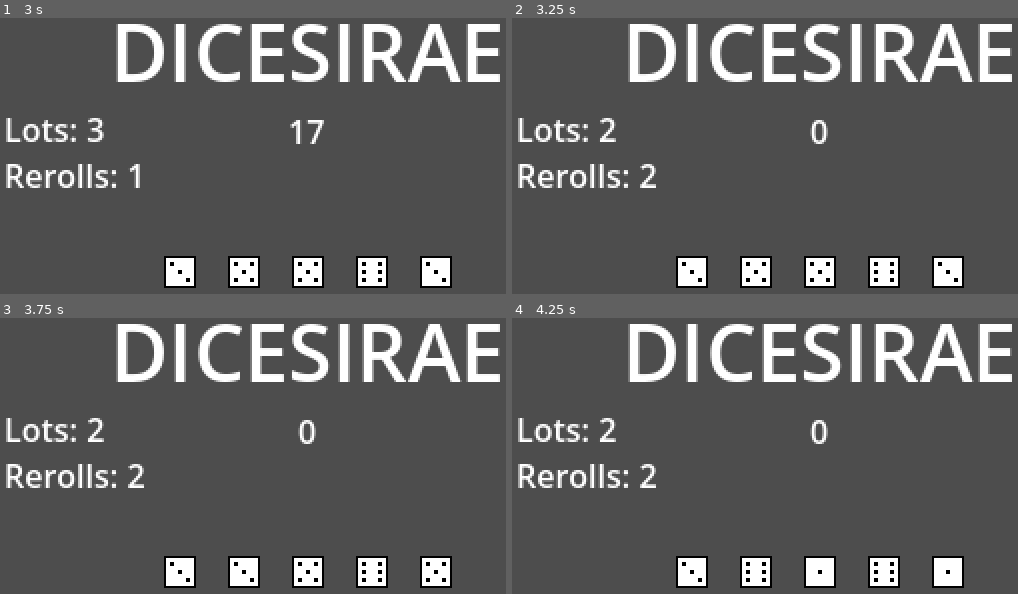
Above: before the commit, frames 1-4 (two rows, left to right).
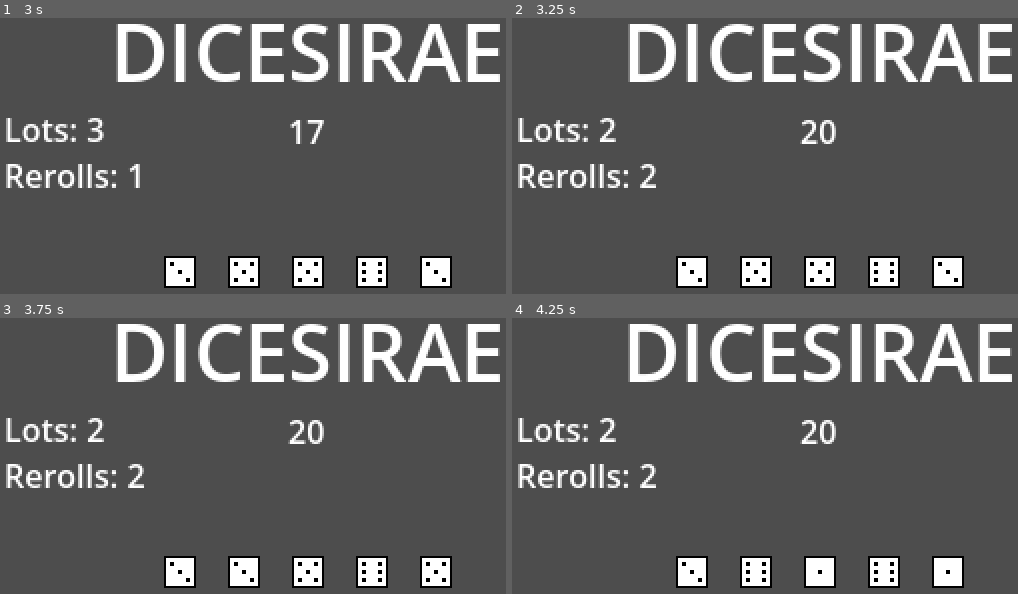
Above: after the commit, the same moments.

Repository: xander6424/DICESIRAE
Game: Godot game, scene res://main.tscn
Two runs of this game, one before a commit and one after it. Both use one fixed random seed, a clock stepped at 60 frames per second and the inputs below.
Inputs:
- Up to frame 1 (3 s): tap Enter at 0.5, 2 s; hold Space (Roll) 0.53-1.28 s; tap Space (Roll) at 1.35, 2.85 s; hold Space (Roll) 2.03-2.78 s
- Up to frame 2 (3.25 s): no input
- Up to frame 3 (3.75 s): tap Enter at 3.5 s; hold Space (Roll) from 3.53 s (still down)
- Up to frame 4 (4.25 s): keep holding Space (Roll)

Frame 1 is identical in both runs. In frame 2, 0.4% of the frame differs, in the area x 56-65%, y 36-46%; in frame 3, 0.4%; in frame 4, 0.4%.

Commit message:
Fixed Labels
Slightly fixed label updating issue.

Diff:
--- a/main.gd
+++ b/main.gd
@@ -3,6 +3,9 @@
 @onready var score_label: Label = %Score
 @onready var lots_label: Label = %Lots
 @onready var reroll_label: Label = %Rerolls
+
+# Use this???
+@onready var dice_set: Node2D = $"Dice Set"
 
 var dice_in_play = 5
 var roll_total = 0
@@ -13,15 +16,19 @@
 
 func _ready() -> void:
 	update_score(roll_total)
+	update_labels()
 
 func _process(delta: float) -> void:
-	if rerolls <= 0:
-		lots -= 1
-		rerolls = 2
-		update_score(roll_total)
-		if lots <= 0:
-			pass
-		pass
+	if playing:
+		if rerolls <= 0:
+			lots -= 1
+			rerolls = 2
+			update_labels()
+
+			if lots <= 0:
+				# No more rolling, then
+				playing = false
+				enter_shop()
 
 func _on_dice_roll_done(roll: int) -> void:
 	roll_total += roll
@@ -31,6 +38,7 @@
 	if dice_rolled == dice_in_play:
 		rerolls -= 1
 		update_score(roll_total)
+		update_labels()
 
 		# Reset for new roll
 		dice_rolled = 0
@@ -38,9 +46,10 @@
 
 func update_score(score_total: int):
 	score_label.text = str(score_total)
+
+func update_labels():
 	lots_label.text = "Lots: " + str(lots)
 	reroll_label.text = "Rerolls: " + str(rerolls)
 
-# func enter_shop():
-	# Buy random game piece
-	# Return to game with reverted lot and reroll count
+func enter_shop():
+	print("SHOP")
